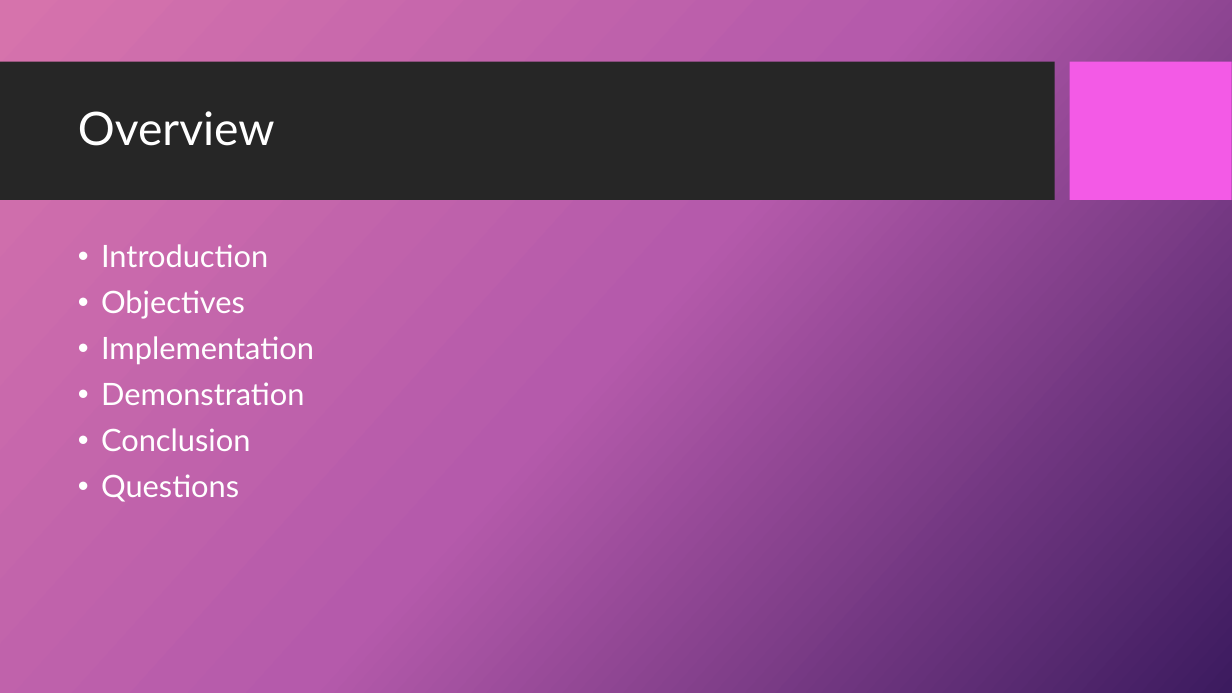
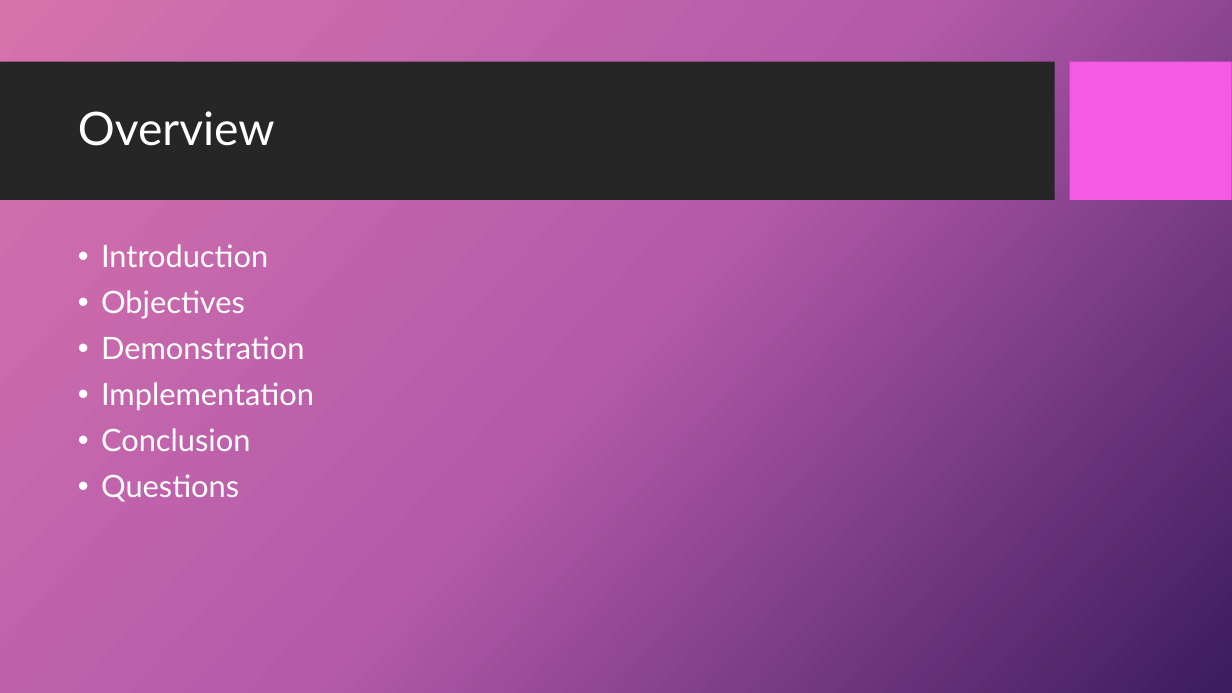
Before and after one commit to SaltyLightning/PythonFinalProject, a slide deck: slide 2 of Presentation.pptx. Drawn at 1232x693 pixels with LibreOffice and Linux fonts; fonts in the diff are those of the drawing; background and template pictures are left out. Boxes give left, top, right and bottom in pixels: in the first picture for what was removed or moved away, otherwise in the second. Text is boxed around its words. In the diff, an @@ line names an element or a change of style, - is before the commit and + after.

```diff
--- a/Presentation.pptx
+++ b/Presentation.pptx
@@ text at [101,336,304,359]: paragraph added @@
+• Demonstration
@@ text at [101,382,304,405]: paragraph removed @@
-• Demonstration
```
Also in this commit, not shown: 3 other slides changed, 6 slides added, 7 other files.
